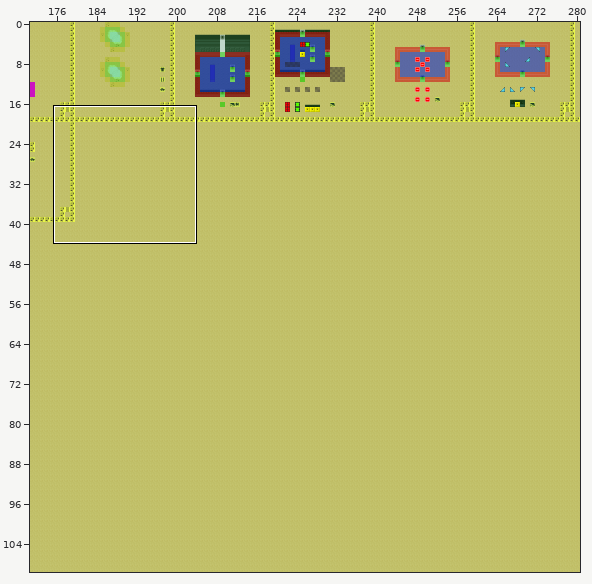
Two versions of a level (Tiled map, assets/maps/map_alternative.tmx). Above, an overview of the earlier version with the close-up marked.
Close-up. Before the commit:
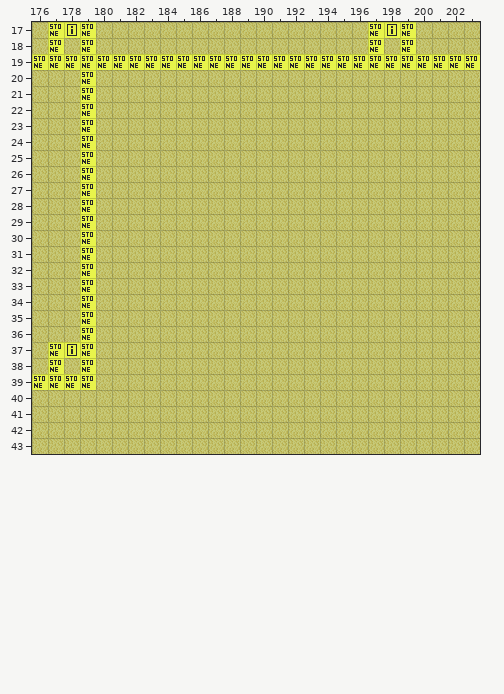
Cells are 16x16 px. Shown: x 176..203, y 17..43.
New version:
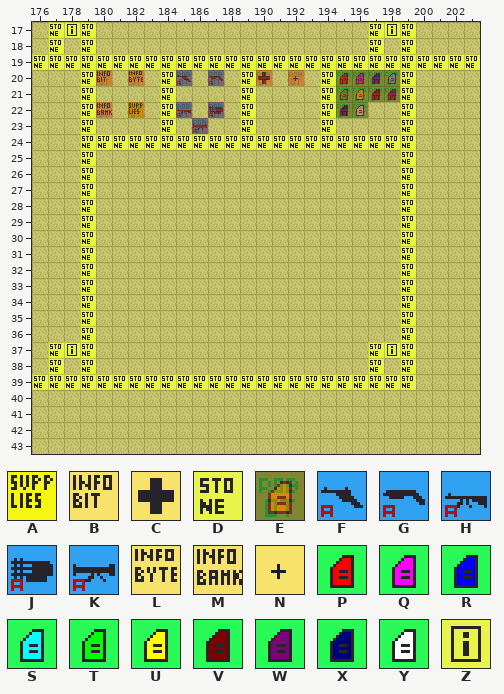
Key: from "tiles": A 189, B 190, C 191, D 2109, E 2269, F 2394, G 2395, H 2396, J 2397, K 2398, L 3068, M 3069, N 3115, P 4509, Q 4510, R 4511, S 4512, T 4513, U 4514, V 4515, W 4516, X 4517, Y 4518, Z 4597.
_ is an empty cell.
See-through tiles are keyed as they look on the map.
The exact change:
Layer "Meta_collectibles":
y 20: x 180 _ -> B; x 182 _ -> L; x 185 _ -> F; x 187 _ -> G; x 190 _ -> C; x 192 _ -> N; x 195..198 ____ -> PQRS
y 21: x 195..198 ____ -> TUVW
y 22: x 180 _ -> M; x 182 _ -> A; x 185 _ -> H; x 187 _ -> J; x 195..196 __ -> XY
y 23: x 186 _ -> K
Layer "Meta_npc":
y 20: x 180 _ -> E; x 182 _ -> E; x 185 _ -> E; x 187 _ -> E; x 190 _ -> E; x 192 _ -> E; x 195..198 ____ -> EEEE
y 21: x 195..198 ____ -> EEEE
y 22: x 180 _ -> E; x 182 _ -> E; x 185 _ -> E; x 187 _ -> E; x 195..196 __ -> EE
y 23: x 186 _ -> E
Layer "Meta_dynamic_pieces":
y 20..23: x 184 _ -> D; x 189 _ -> D; x 194 _ -> D; x 199 _ -> D
y 24: x 180..199 ____________________ -> DDDDDDDDDDDDDDDDDDDD
y 25..36: x 199 _ -> D
y 37: x 197..199 ___ -> DZD
y 38: x 197 _ -> D; x 199 _ -> D
y 39: x 180..199 ____________________ -> DDDDDDDDDDDDDDDDDDDD
